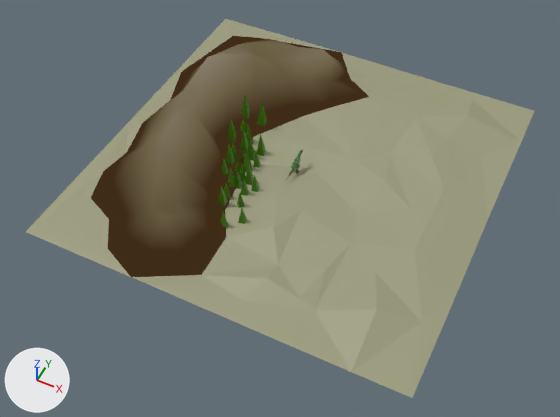
Before and after pictures for a commit that changed the Blender file 3rd section/LowPoly Dinosaur.blend.
Both versions are drawn from a 50 mm lens placed at (36.2, -79.0, 87.2), pointed at (0.6, -7.8, -1.7). Lighting does not change. The marker at lower left points along +X, +Y and +Z. The older version comes first.

The scene before the commit, as lines of its bpy script (objects in view):
```python
mat_mountain = bpy.data.materials.new('mountain')
mat_mountain.use_nodes = True; mat_mountain.node_tree.nodes.clear()
_N = mat_mountain.node_tree.nodes; _L = mat_mountain.node_tree.links
n0 = _N.new('ShaderNodeOutputMaterial'); n0.name = 'Material Output'
n1 = _N.new('ShaderNodeTexCoord'); n1.name = 'Texture Coordinate'
n2 = _N.new('ShaderNodeSeparateXYZ'); n2.name = 'Separate XYZ'
n3 = _N.new('ShaderNodeValToRGB'); n3.name = 'Color Ramp'
while len(n3.color_ramp.elements) > 1: n3.color_ramp.elements.remove(n3.color_ramp.elements[-1])
n3.color_ramp.elements[0].position = 0.0836; n3.color_ramp.elements[0].color = (0.0503, 0.0254, 0.00867, 1.0)
_e = n3.color_ramp.elements.new(0.22); _e.color = (0.153, 0.121, 0.0617, 1.0)
_e = n3.color_ramp.elements.new(1.0); _e.color = (0.556, 0.499, 0.442, 1.0)
_L.new(n1.outputs[3], n2.inputs[0])  # 'Object' to 'Vector'
_L.new(n3.outputs[0], n0.inputs[0])  # 'Color' to 'Surface'
_L.new(n2.outputs[2], n3.inputs[0])  # 'Z' to 'Factor'
me_dino = bpy.data.meshes.new('Dino')
me_dino.from_pydata(...)  # 59 vertices, 85 faces; spans x -1.0..1.0, y -1.0..1.0, z -0.01..0.07
me_dino.materials.append(mat_ground)  # yellow #9d9d7e
me_dino_002 = bpy.data.meshes.new('Dino.002')
me_dino_002.from_pydata(...)  # 953 vertices, 1808 faces; spans x -0.97..0.14, y -1.0..1.0, z -0.01..0.4
me_dino_002.materials.append(mat_mountain)
ob_landscape = bpy.data.objects.new('landscape', me_dino)
ob_landscape.location = (0.0, 0.0, 0.0)
ob_landscape.scale = (30.0, 30.0, 30.0)
ob_landscape_002 = bpy.data.objects.new('landscape.002', me_dino_002)
ob_landscape_002.location = (0.0, 0.0, 0.0)
ob_landscape_002.scale = (30.0, 30.0, 30.0)
_m = ob_landscape_002.modifiers.new('Decimate', 'DECIMATE')
```
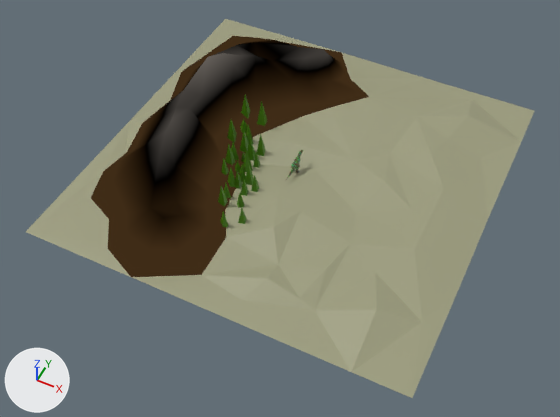
Changed parts and their boxes [x1, y1, x2, y2] in the pictures (560 x 417 px):
'landscape.002', recoloured (darker): [115, 38, 351, 248] in both

Edits to the bpy script that builds the scene:
```text
Change mat_mountain:
    where n3 = _N.new('ShaderNodeValToRGB'); n3.name = 'Color Ramp'
    remove _e = n3.color_ramp.elements.new(0.22); _e.color = (0.153, 0.121, 0.0617, 1.0)
    add _e = n3.color_ramp.elements.new(0.22); _e.color = (0.0, 0.0, 0.0, 1.0)
```
